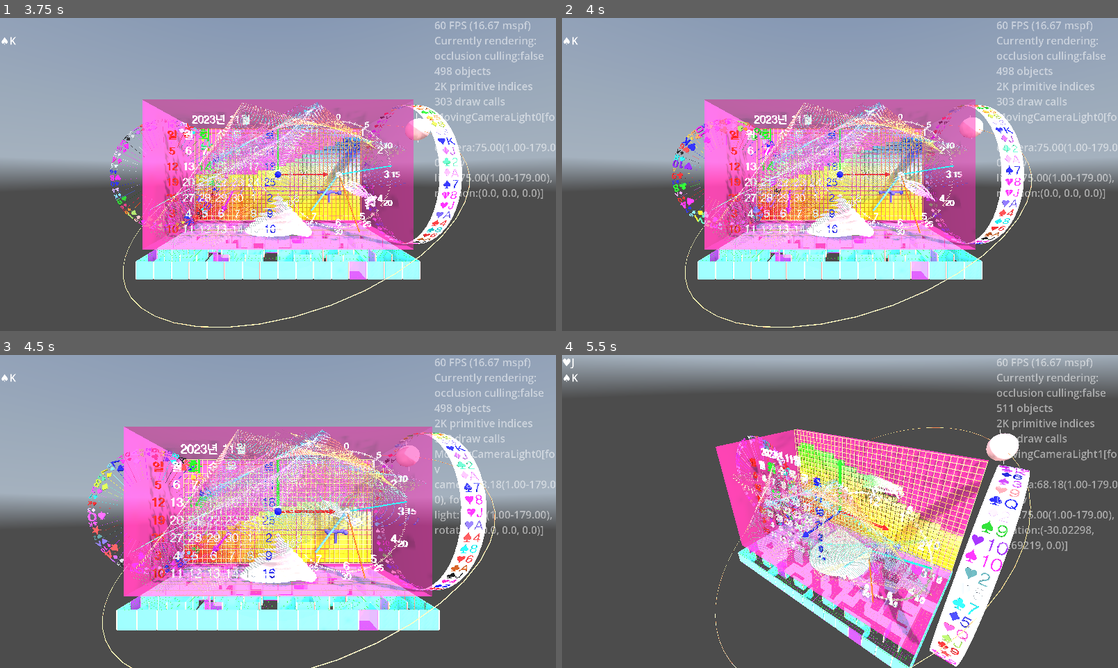
Above: before the commit, frames 1-4 (two rows, left to right).
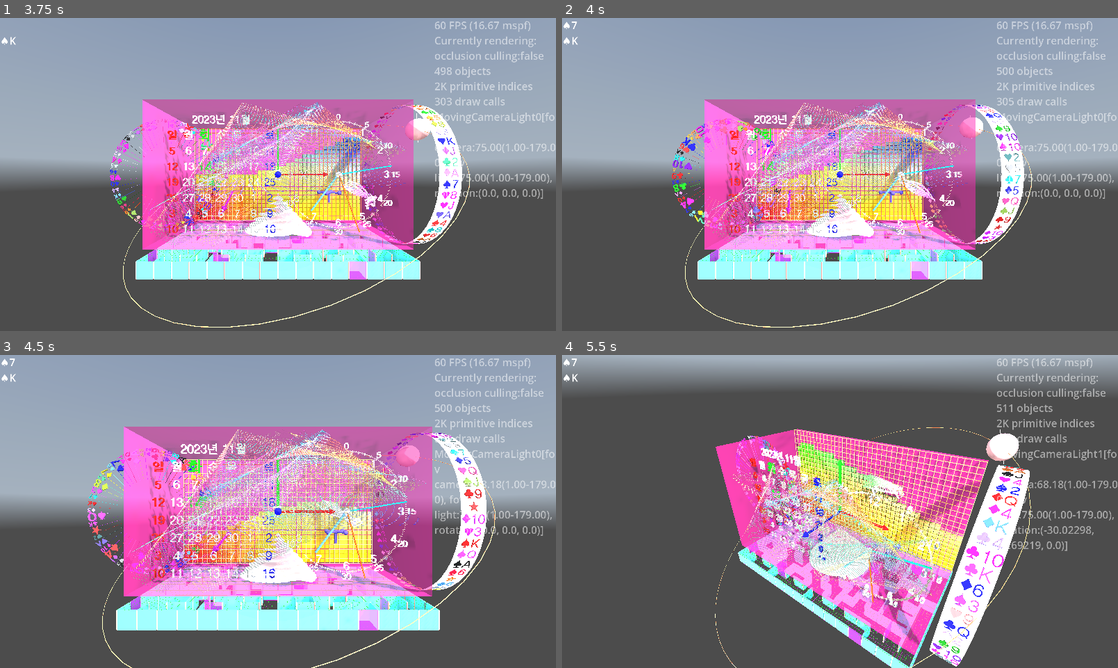
Above: after the commit, the same moments.

Repository: kasworld/gd4template3d
Game: Godot game, scene res://main.tscn
Two runs of this game, one before a commit and one after it. Both use one fixed random seed, a clock stepped at 60 frames per second and the inputs below. A sky picture missing from this copy of the repository is replaced by a grey-blue gradient.
Inputs (mouse positions are in pixels of both pictures, inside the frame that each line leads up to):
- Up to frame 1 (3.75 s): tap Enter at 0.5, 0.6, 2.1, 3.6 s; move the mouse to (400, 158) at 0.52 s; click (400, 158) at 0.67 s; move the mouse to (166, 190) at 1.27 s; tap Delete at 1.35, 2.85 s; click (166, 190) at 1.42 s; move the mouse to (333, 105) at 2.02 s; click (333, 105) at 2.17 s; move the mouse to (250, 237) at 2.77 s; click (250, 237) at 2.92 s; move the mouse to (444, 221) at 3.52 s; click (444, 221) at 3.67 s
- Up to frame 2 (4 s): no input
- Up to frame 3 (4.5 s): move the mouse to (111, 464) at 4.27 s; tap Delete at 4.35 s; click (111, 464) at 4.42 s
- Up to frame 4 (5.5 s): move the mouse to (867, 511) at 5.02 s; tap Enter at 5.1 s; click (867, 511) at 5.17 s

Frame 1 is identical in both runs. In frame 2, 0.9% of the frame differs, in the area x 0-84%, y 1-73%; in frame 3, 1.4%; in frame 4, 1.5%, in the area x 0-85%, y 1-100%.

Commit message:
중심각차이율 적용

Diff:
--- a/main.gd
+++ b/main.gd
@@ -123,7 +123,7 @@
 	reel.돌리기시작(rot)
 
 func reel결과가결정됨( rl :SlotReel) -> void:
-	$"왼쪽패널/LabelReel".text = rl.선택된symbol얻기().글내용
+	$"왼쪽패널/LabelReel".text = rl.선택된symbol얻기().글내용얻기()
 	reel돌리기()
 
 func wavegauge_demo() -> void:
--- a/slot_reel/reel_symbol/reel_symbol.gd
+++ b/slot_reel/reel_symbol/reel_symbol.gd
@@ -1,14 +1,15 @@
 extends Node3D
 class_name ReelSymbol
 
-var 글내용 :String
 var 번호 :int
 
 func init(n :int, sz :Vector2, r :float, color_text_info :Array) -> ReelSymbol:
 	번호 = n
-	글내용 = color_text_info[1]
-	$"글".mesh.text = 글내용
+	$"글".mesh.text = color_text_info[1]
 	$"글".mesh.font_size = sz.y*10
 	$"글".mesh.material.albedo_color = color_text_info[0]
 	$"글".position.z = r
 	return self
+
+func 글내용얻기() -> String:
+	return $"글".mesh.text
--- a/slot_reel/slot_reel.gd
+++ b/slot_reel/slot_reel.gd
@@ -45,8 +45,7 @@
 	rotation.x += rotation_per_second * 2 * PI * dur_sec
 	if acceleration > 0:
 		rotation_per_second *= pow( acceleration , dur_sec)
-	#if 회전중인가 and abs(rotation_per_second) <= 0.01:
-	if 회전중인가 and (abs(rotation_per_second) <= 0.1 and symbol중심근처인가()) or (abs(rotation_per_second) <= 0.01):
+	if 회전중인가 and (abs(rotation_per_second) <= 0.1 and 중심각차이율(rotation.x) < 0.1 ) or (abs(rotation_per_second) <= 0.01):
 		회전중인가 = false
 		rotation_per_second = 0.0
 		rotation_stopped.emit(self)
@@ -63,10 +62,10 @@
 func symbol중심각도(n :int) -> float:
 	return symbol각도 * n
 
-func symbol중심근처인가() -> bool:
-	var 현재각도 = fposmod(-rotation.x, 2*PI)
-	var 중심각도 = symbol중심각도(선택된symbol번호())
-	return abs(현재각도 - 중심각도) <= symbol각도/100
+# 0 - 1
+func 중심각차이율(rad :float) -> float:
+	var 각도차이 := fposmod(rad, symbol각도)
+	return 1- abs(각도차이 / symbol각도 - 0.5) *2
 
 func 선택된symbol번호() -> int:
 	var 현재각도 = fposmod(-rotation.x, 2*PI)
@@ -74,3 +73,6 @@
 
 func 선택된symbol얻기() -> ReelSymbol:
 	return symbol_list[선택된symbol번호()]
+
+func debug_str() -> String:
+	return "%f %f %f" % [ rad_to_deg(rotation.x), rad_to_deg(symbol각도), 중심각차이율(rotation.x) ]
